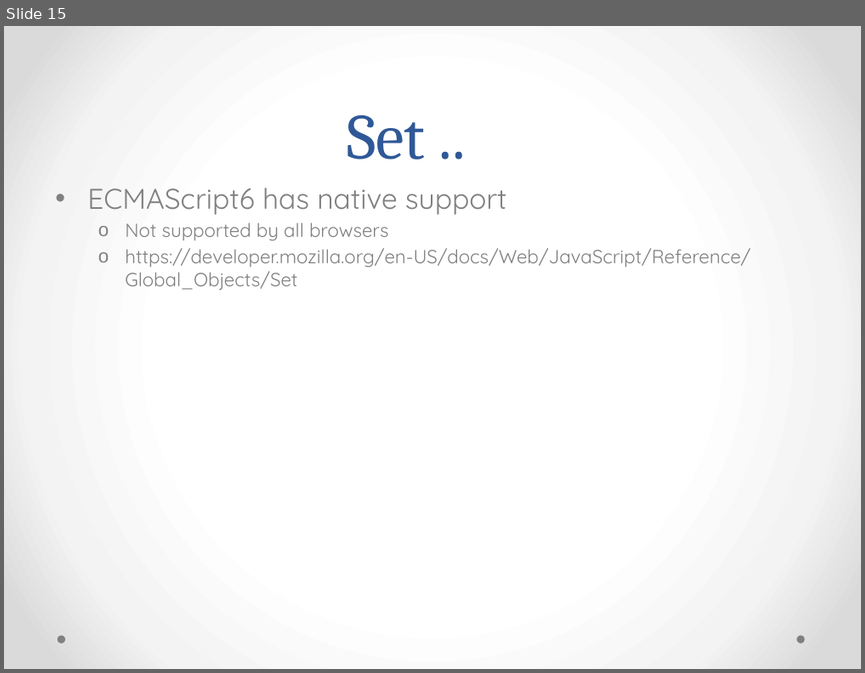
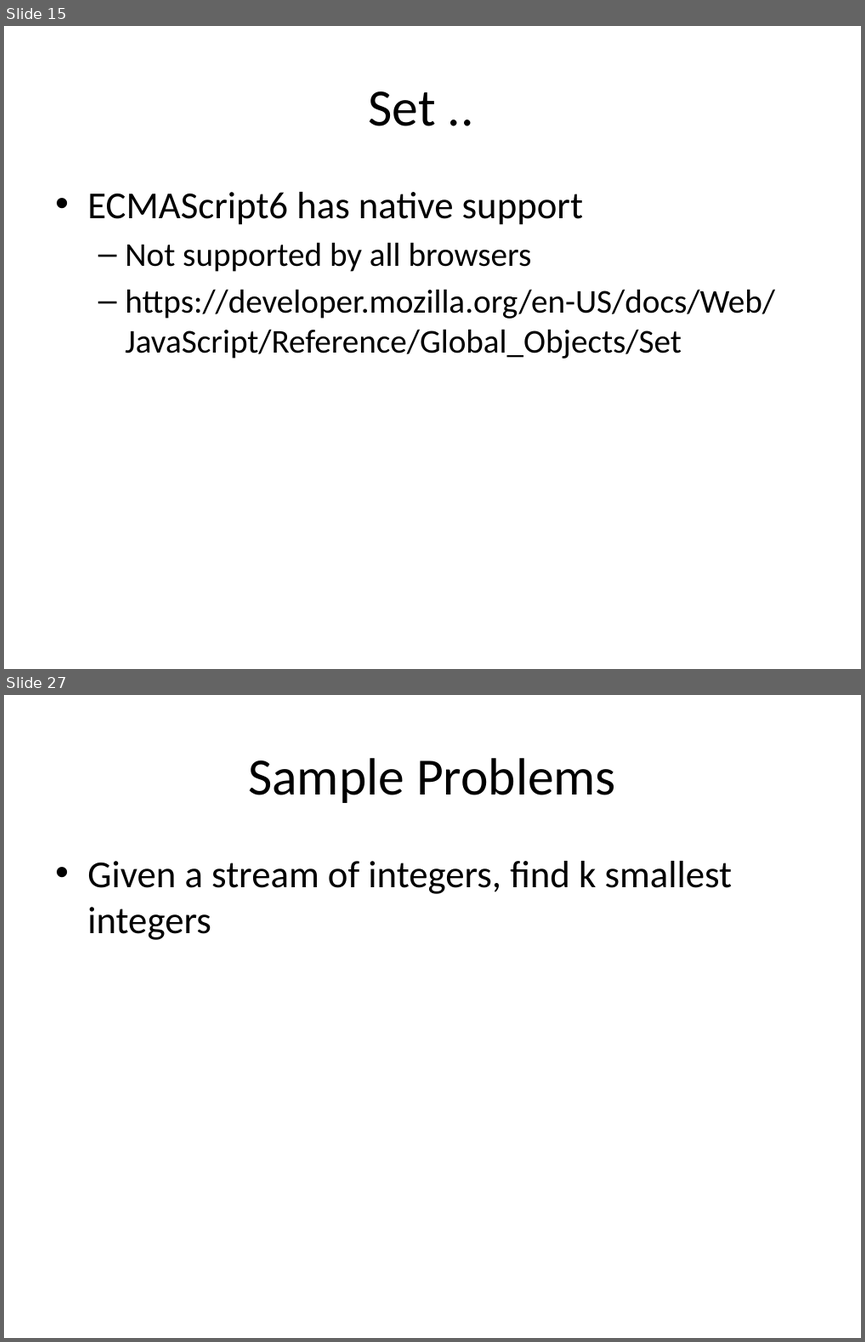
Before and after one commit to rajeshcs/jstalk, a slide deck: JavascriptDS.pptx. Shown one above the other, each under a label of ours: slide 15 before the commit, slides 15 and 27 after it; the slides between them are not shown. The pictures are 865x673 and 865x1342 pixels, drawn with LibreOffice and Linux fonts; fonts in the diff are those of the drawing. Boxes give left, top, right and bottom in pixels: in the first picture for what was removed or moved away, otherwise in the second. Text is boxed around its words. In the diff, an @@ line names an element or a change of style, - is before the commit and + after.

```diff
--- a/JavascriptDS.pptx
+++ b/JavascriptDS.pptx
@@ slide 27 added at (4,695,861,1338), background #FFFFFF @@
@@ title added at (248,758,616,803), 44 pt, text #000000 @@
+Sample Problems
@@ text added at (87,861,732,940), 32 pt, text #000000 @@
+• Given a stream of integers, find k smallest integers
@@ slide 15 changed as well @@
@@ background gradient #FFFFFF to #F4F4F4 to #DADADA to #FFFFFF @@
@@ title "Set ..": place and size @@
-title "Set .." at (347,115,425,159)
+title "Set .." at (368,91,435,126)
@@ title "Set .." at (368,91,435,126): size 54 to 44 pt, font Cambria to Calibri, text colour #2F5897 to #000000; line spacing 58pt to 1; vertical alignment bottom to middle @@
@@ text "ECMAScript6 has native support" at (87,192,775,358): size 24 to 32 pt in "ECMAScript6 has native support"; font Quicksand to Calibri, text colour #808080 to #000000; size 16 to 28 pt in "Not supported by all browsers", "https://developer.mozilla.org/en-US/docs/Web/JavaScript/Refe ..."; more space between paragraphs; bullet o to – @@
@@ ellipse removed at (57,635,65,643) @@
@@ ellipse removed at (796,635,804,643) @@
```
Also in this commit, not shown: 20 other slides changed, 6 other slides added.
